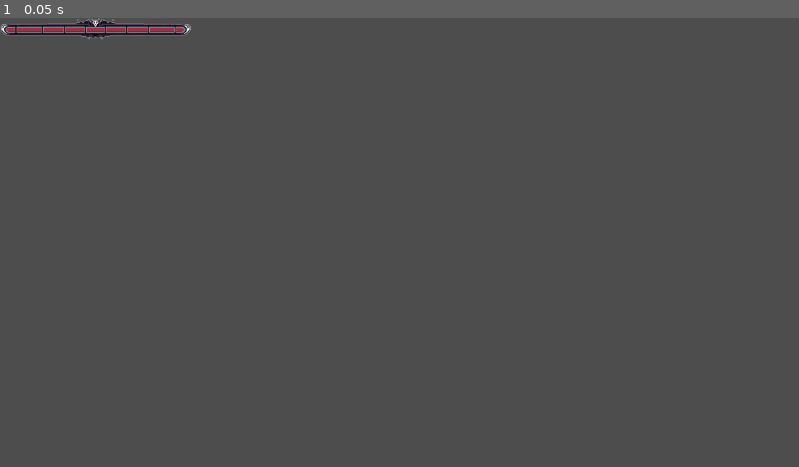
Above: before the commit, frame 1.
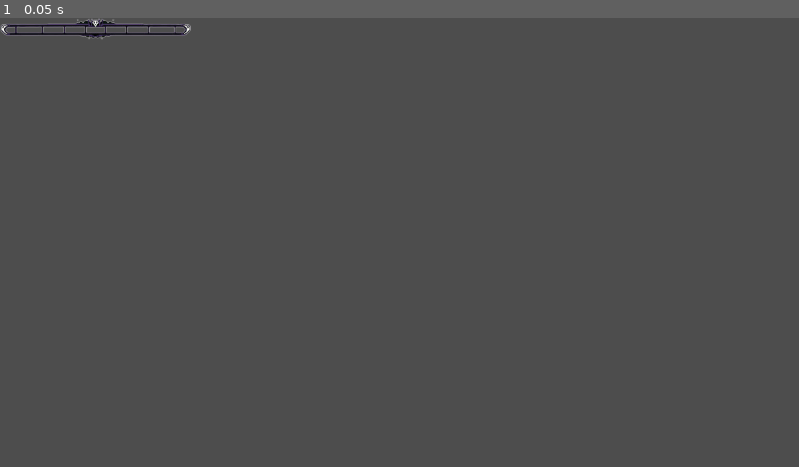
Above: after the commit, the same moment.

Repository: Ry645/ProjectBossClicker
Game: Godot game, scene res://bossHealthBar/boss_health_bar.tscn
The game is run twice, just before and just after one commit, with the same random seed, the same clock (stepped at 60 frames per second) and the same inputs. This scene is started directly instead of the project's main scene.
Inputs:
- Up to frame 1 (0.05 s): no input

The runs differ from the first frame. In frame 1, 0.2% of the frame differs, in the area x 0-24%, y 2-4%.

Commit message:
reverting this

Diff:
--- a/bossHealthBar/boss_health_bar.gd
+++ b/bossHealthBar/boss_health_bar.gd
@@ -1,4 +1,4 @@
-extends TextureProgressBar
+extends TextureRect
 
 
 # Called when the node enters the scene tree for the first time.
--- a/bossHealthBar/boss_health_bar.tscn
+++ b/bossHealthBar/boss_health_bar.tscn
@@ -1,12 +1,8 @@
-[gd_scene load_steps=4 format=3 uid="uid://cpgburtpjlamy"]
+[gd_scene load_steps=3 format=3 uid="uid://cpgburtpjlamy"]
 
 [ext_resource type="Script" path="res://bossHealthBar/boss_health_bar.gd" id="1_haw5m"]
 [ext_resource type="Texture2D" uid="uid://caahfpseahby" path="res://bossHealthBar/bossHealthBarBorder.png" id="1_vv8m7"]
-[ext_resource type="Texture2D" uid="uid://b6b0kxs64ccsm" path="res://bossHealthBar/bossHealthBarProgress.png" id="2_qi3e6"]
 
-[node name="bossHealthBar" type="TextureProgressBar"]
-value = 100.0
-texture_over = ExtResource("1_vv8m7")
-texture_progress = ExtResource("2_qi3e6")
-texture_progress_offset = Vector2(7, 13)
+[node name="bossHealthBar" type="TextureRect"]
+texture = ExtResource("1_vv8m7")
 script = ExtResource("1_haw5m")
